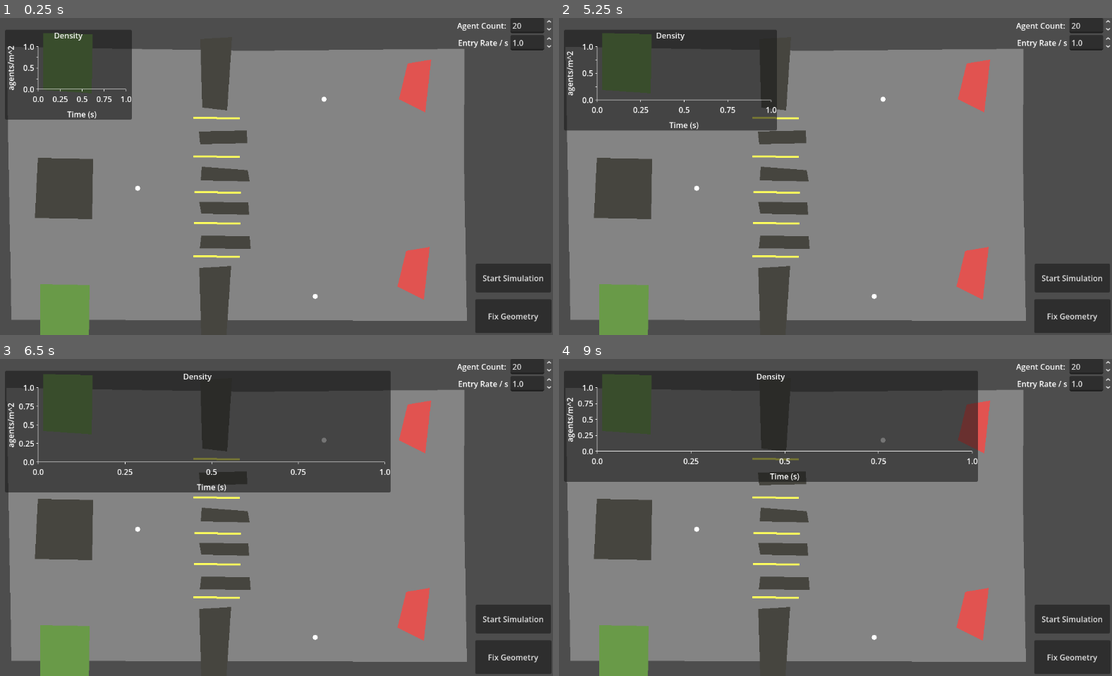
Above: before the commit, frames 1-4 (two rows, left to right).
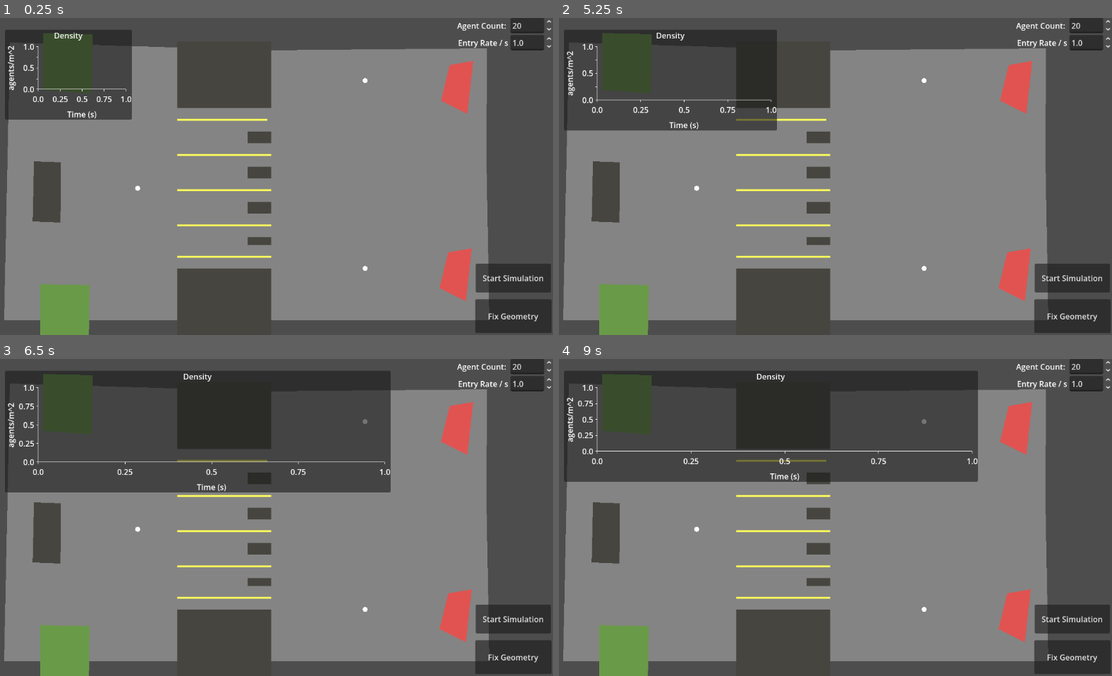
Above: after the commit, the same moments.

Repository: DyloreAquino/Thesis
Game: Godot game, scene res://test_main.tscn
Same seed, same stepped clock (60 frames per second), same inputs: the game is played once before the commit and once after it. The engine's default icon, where the game draws it, is replaced by a stand-in: a white triangle on a blue panel in a dark square.
Inputs (mouse positions are in pixels of both pictures, inside the frame that each line leads up to):
- Up to frame 1 (0.25 s): no input
- Up to frame 2 (5.25 s): click "Start Simulation" at 0.5 s; click "Start Simulation" at 1.25 s; click "Fix Geometry" at 2 s; click "Fix Geometry" at 2.75 s; click "Fix Geometry" at 3.5 s; click "Start Simulation" at 4.25 s; tap Enter at 5 s; drag from (625, 75) to (885, 106) at 5.02 s
- Up to frame 3 (6.5 s): tap Space at 5.75 s; drag from (160, 533) to (243, 580) at 5.77 s
- Up to frame 4 (9 s): tap Enter at 6.5, 8 s; move the mouse to (885, 447) at 6.52 s; click (885, 447) at 6.67 s; tap Space at 7.25, 8.75 s; drag from (802, 580) to (658, 469) at 7.27 s; move the mouse to (1001, 565) at 8.02 s; click (1001, 565) at 8.17 s; drag from (658, 469) to (747, 438) at 8.77 s

The runs differ from the first frame. In frame 1, 14% of the frame differs, in the area x 0-89%, y 8-96%; in frame 2, 14%; in frame 3, 14%; in frame 4, 14%.

Commit message:
Fixed random routing from queues

Diff:
--- a/godot/thesis-godot/geometry_exporter.gd
+++ b/godot/thesis-godot/geometry_exporter.gd
@@ -79,18 +79,25 @@
 	}
 
 func _queue_to_message(journey_queue: JourneyQueue) -> Dictionary:
-	var target_exit_index := exit_areas.find(journey_queue.target_exit)
-	if target_exit_index < 0:
-		push_error(
-			"Queue '%s' targets an exit not registered in exit_areas"
-			% journey_queue.name
-		)
-		return {}
+	var target_switch_ids: Array[String] = []
+	var target_exit_indices: Array[int] = []
+
+	for target_switch in journey_queue.target_switches:
+		target_switch_ids.append(target_switch.switch_id)
+
+	for target_exit in journey_queue.target_exits:
+		var exit_index := exit_areas.find(target_exit)
+		if exit_index < 0:
+			push_error("Queue '%s' targets an exit not registered in exit_areas" % journey_queue.name)
+			continue
+		target_exit_indices.append(exit_index)
 
 	return {
 		"path": _line_to_scaled_points(journey_queue),
-		"target_exit_index": target_exit_index,
 		"release_interval_seconds": journey_queue.release_interval_seconds,
+		"target_switch_ids": target_switch_ids,
+		"target_exit_indices": target_exit_indices,
+		"transition": journey_queue.transition_type,
 	}
 
 func _on_fix_geometry_button_button_up():
--- a/godot/thesis-godot/journey_queue.gd
+++ b/godot/thesis-godot/journey_queue.gd
@@ -2,5 +2,11 @@
 extends Line2D
 class_name JourneyQueue
 
-@export var target_exit: Polygon2D
+@export var target_switches: Array[JourneySwitch] = []
+@export var target_exits: Array[Polygon2D] = []
+@export_enum(
+	"fixed",
+	"round_robin",
+	"least_targeted"
+) var transition_type: String = "fixed"
 @export var release_interval_seconds: float = 10.0
--- a/godot/thesis-godot/test_main.tscn
+++ b/godot/thesis-godot/test_main.tscn
@@ -47,9 +47,9 @@
 density_chart = NodePath("../CanvasLayer/DensityChart")
 
 [node name="WalkableArea" type="Polygon2D" parent="." unique_id=1777796086]
-position = Vector2(-62, 41)
+position = Vector2(-16, 40)
 color = Color(0.5211406, 0.5211406, 0.5211405, 1)
-polygon = PackedVector2Array(97, 18, 590, 26, 1033, 22, 1032, 251, 1038, 578, 107, 576)
+polygon = PackedVector2Array(58, 10, 590, 26, 1033, 22, 1032, 251, 1038, 578, 46, 578)
 
 [node name="EntryPoint" type="Polygon2D" parent="." unique_id=2021540900]
 position = Vector2(-95, 290)
@@ -62,97 +62,111 @@
 polygon = PackedVector2Array(199, 254, 199, 370, 298, 377, 300, 256)
 
 [node name="ExitPoint" type="Polygon2D" parent="." unique_id=1589285996]
-position = Vector2(150, -56)
+position = Vector2(236, -53)
 color = Color(0.88471675, 0.32588568, 0.3139469, 1)
 polygon = PackedVector2Array(705, 149, 687, 222, 741, 249, 753, 141)
 
 [node name="ExitPoint2" type="Polygon2D" parent="." unique_id=965333159]
-position = Vector2(147, 327)
+position = Vector2(233, 330)
 color = Color(0.88471675, 0.32588568, 0.3139469, 1)
 polygon = PackedVector2Array(705, 149, 687, 222, 741, 249, 753, 141)
 
 [node name="Obstacle" type="Polygon2D" parent="." unique_id=2051941769]
-position = Vector2(-320, 13)
+position = Vector2(-113, 20)
+scale = Vector2(0.48739496, 1)
 color = Color(0.27531895, 0.27096286, 0.2501598, 1)
 polygon = PackedVector2Array(532, 275, 530, 398, 413, 396, 419, 273)
 
 [node name="Obstacle2" type="Polygon2D" parent="." unique_id=1851588077]
 position = Vector2(-12, -255)
 color = Color(0.27531895, 0.27096286, 0.2501598, 1)
-polygon = PackedVector2Array(508, 294, 498, 444, 447, 438, 443, 298)
+polygon = PackedVector2Array(588, 303, 588, 439, 396, 439, 396, 303)
 
 [node name="Obstacle3" type="Polygon2D" parent="." unique_id=724134235]
 position = Vector2(-14, 213)
 color = Color(0.27531895, 0.27096286, 0.2501598, 1)
-polygon = PackedVector2Array(508, 294, 498, 444, 447, 438, 443, 298)
+polygon = PackedVector2Array(590, 299, 590, 435, 398, 435, 398, 299)
 
 [node name="Obstacle4" type="Polygon2D" parent="." unique_id=171247616]
-position = Vector2(-12, -70)
-color = Color(0.27531895, 0.27096286, 0.2501598, 1)
-polygon = PackedVector2Array(538, 300, 539, 326, 443, 328, 440, 302)
+position = Vector2(282, -70)
+scale = Vector2(0.5, 1)
+color = Color(0.27531895, 0.27096286, 0.2501598, 1)
+polygon = PackedVector2Array(588, 302, 588, 326, 492, 326, 492, 312.96173, 492, 302)
 
 [node name="Obstacle5" type="Polygon2D" parent="." unique_id=796443968]
-position = Vector2(-11, 4)
-color = Color(0.27531895, 0.27096286, 0.2501598, 1)
-polygon = PackedVector2Array(539, 307, 543, 330, 443, 328, 445, 300)
+position = Vector2(-8, 8)
+color = Color(0.27531895, 0.27096286, 0.2501598, 1)
+polygon = PackedVector2Array(584, 296, 584, 320, 536, 320, 536, 296)
 
 [node name="Obstacle6" type="Polygon2D" parent="." unique_id=1864427876]
-position = Vector2(-13, 73)
-color = Color(0.27531895, 0.27096286, 0.2501598, 1)
-polygon = PackedVector2Array(542, 304, 544, 329, 446, 327, 442, 303)
+position = Vector2(281.50018, 73)
+scale = Vector2(0.4999997, 1)
+color = Color(0.27531895, 0.27096286, 0.2501598, 1)
+polygon = PackedVector2Array(589, 303, 589, 327, 493, 327, 492.99994, 315.3581, 493, 303)
 
 [node name="Obstacle7" type="Polygon2D" parent="." unique_id=1016146132]
-position = Vector2(-13, 143)
-color = Color(0.27531895, 0.27096286, 0.2501598, 1)
-polygon = PackedVector2Array(545, 303, 547, 329, 443, 328, 446, 302)
-
-[node name="QueueLine" type="Line2D" parent="." unique_id=1139622068 node_paths=PackedStringArray("target_exit")]
+position = Vector2(428.75, 143)
+scale = Vector2(0.25, 1)
+color = Color(0.27531895, 0.27096286, 0.2501598, 1)
+polygon = PackedVector2Array(589, 305, 589, 321, 397, 321, 397, 305)
+
+[node name="QueueLine" type="Line2D" parent="." unique_id=1139622068 node_paths=PackedStringArray("target_switches", "target_exits")]
 position = Vector2(-101, 56)
-points = PackedVector2Array(613, 149, 518, 148)
-width = 4.0
-default_color = Color(1, 1, 0.36078432, 1)
-script = ExtResource("7_nedis")
-target_exit = NodePath("../ExitPoint")
-release_interval_seconds = 4.0
-
-[node name="QueueLine2" type="Line2D" parent="." unique_id=1550022296 node_paths=PackedStringArray("target_exit")]
-position = Vector2(-101, 135)
-points = PackedVector2Array(613, 149, 518, 148)
-width = 4.0
-default_color = Color(1, 1, 0.36078432, 1)
-script = ExtResource("7_nedis")
-target_exit = NodePath("../ExitPoint")
-release_interval_seconds = 4.0
-
-[node name="QueueLine3" type="Line2D" parent="." unique_id=1791341884 node_paths=PackedStringArray("target_exit")]
-position = Vector2(-99, 208)
-points = PackedVector2Array(613, 149, 518, 148)
-width = 4.0
-default_color = Color(1, 1, 0.36078432, 1)
-script = ExtResource("7_nedis")
-target_exit = NodePath("../ExitPoint")
-release_interval_seconds = 4.0
-
-[node name="QueueLine4" type="Line2D" parent="." unique_id=1764380363 node_paths=PackedStringArray("target_exit")]
-position = Vector2(-100, 271)
-points = PackedVector2Array(613, 149, 518, 148)
-width = 4.0
-default_color = Color(1, 1, 0.36078432, 1)
-script = ExtResource("7_nedis")
-target_exit = NodePath("../ExitPoint")
-release_interval_seconds = 4.0
-
-[node name="QueueLine5" type="Line2D" parent="." unique_id=149029886 node_paths=PackedStringArray("target_exit")]
-position = Vector2(-101, 339)
-points = PackedVector2Array(613, 149, 518, 148)
-width = 4.0
-default_color = Color(1, 1, 0.36078432, 1)
-script = ExtResource("7_nedis")
-target_exit = NodePath("../ExitPoint")
+points = PackedVector2Array(669, 152, 485, 152)
+width = 4.0
+default_color = Color(1, 1, 0.36078432, 1)
+script = ExtResource("7_nedis")
+target_switches = [NodePath("../JourneySwitch2"), NodePath("../JourneySwitch3")]
+target_exits = [NodePath("../ExitPoint"), NodePath("../ExitPoint2")]
+transition_type = "least_targeted"
+release_interval_seconds = 4.0
+
+[node name="QueueLine2" type="Line2D" parent="." unique_id=431844337 node_paths=PackedStringArray("target_switches", "target_exits")]
+position = Vector2(-101, 133)
+points = PackedVector2Array(677, 147, 485, 147)
+width = 4.0
+default_color = Color(1, 1, 0.36078432, 1)
+script = ExtResource("7_nedis")
+target_switches = [NodePath("../JourneySwitch2"), NodePath("../JourneySwitch3")]
+target_exits = [NodePath("../ExitPoint"), NodePath("../ExitPoint2")]
+transition_type = "least_targeted"
+release_interval_seconds = 4.0
+
+[node name="QueueLine3" type="Line2D" parent="." unique_id=1523155163 node_paths=PackedStringArray("target_switches", "target_exits")]
+position = Vector2(-100, 209)
+points = PackedVector2Array(676, 143, 484, 143)
+width = 4.0
+default_color = Color(1, 1, 0.36078432, 1)
+script = ExtResource("7_nedis")
+target_switches = [NodePath("../JourneySwitch2"), NodePath("../JourneySwitch3")]
+target_exits = [NodePath("../ExitPoint"), NodePath("../ExitPoint2")]
+transition_type = "least_targeted"
+release_interval_seconds = 4.0
+
+[node name="QueueLine4" type="Line2D" parent="." unique_id=1065396825 node_paths=PackedStringArray("target_switches", "target_exits")]
+position = Vector2(-100, 276)
+points = PackedVector2Array(676, 148, 484, 148)
+width = 4.0
+default_color = Color(1, 1, 0.36078432, 1)
+script = ExtResource("7_nedis")
+target_switches = [NodePath("../JourneySwitch2"), NodePath("../JourneySwitch3")]
+target_exits = [NodePath("../ExitPoint"), NodePath("../ExitPoint2")]
+transition_type = "least_targeted"
+release_interval_seconds = 4.0
+
+[node name="QueueLine5" type="Line2D" parent="." unique_id=1336792386 node_paths=PackedStringArray("target_switches", "target_exits")]
+position = Vector2(-103, 340)
+points = PackedVector2Array(679, 148, 487, 148)
+width = 4.0
+default_color = Color(1, 1, 0.36078432, 1)
+script = ExtResource("7_nedis")
+target_switches = [NodePath("../JourneySwitch2"), NodePath("../JourneySwitch3")]
+target_exits = [NodePath("../ExitPoint"), NodePath("../ExitPoint2")]
+transition_type = "least_targeted"
 release_interval_seconds = 4.0
 
 [node name="JourneySwitch3" type="Marker2D" parent="." unique_id=1490291367 node_paths=PackedStringArray("target_exits")]
-position = Vector2(684, 166)
+position = Vector2(768, 128)
 script = ExtResource("6_saih3")
 switch_id = "switch_c"
 target_exits = [NodePath("../ExitPoint")]
@@ -162,7 +176,7 @@
 mesh = SubResource("SphereMesh_7ti3p")
 
 [node name="JourneySwitch2" type="Marker2D" parent="." unique_id=1227249041 node_paths=PackedStringArray("target_exits")]
-position = Vector2(666, 569)
+position = Vector2(768, 512)
 script = ExtResource("6_saih3")
 switch_id = "switch_b"
 target_exits = [NodePath("../ExitPoint2")]
@@ -177,7 +191,7 @@
 switch_id = "switch_a"
 radius_m = 3.0
 target_queues = [NodePath("../QueueLine"), NodePath("../QueueLine2"), NodePath("../QueueLine3"), NodePath("../QueueLine4"), NodePath("../QueueLine5")]
-transition_type = "round_robin"
+transition_type = "least_targeted"
 
 [node name="MeshInstance2D" type="MeshInstance2D" parent="JourneySwitch1" unique_id=1091922043]
 scale = Vector2(1.6685566, 3.3333333)
Not shown, changed: sim_server/geometry.py
Not shown, changed: sim_server/routing.py
